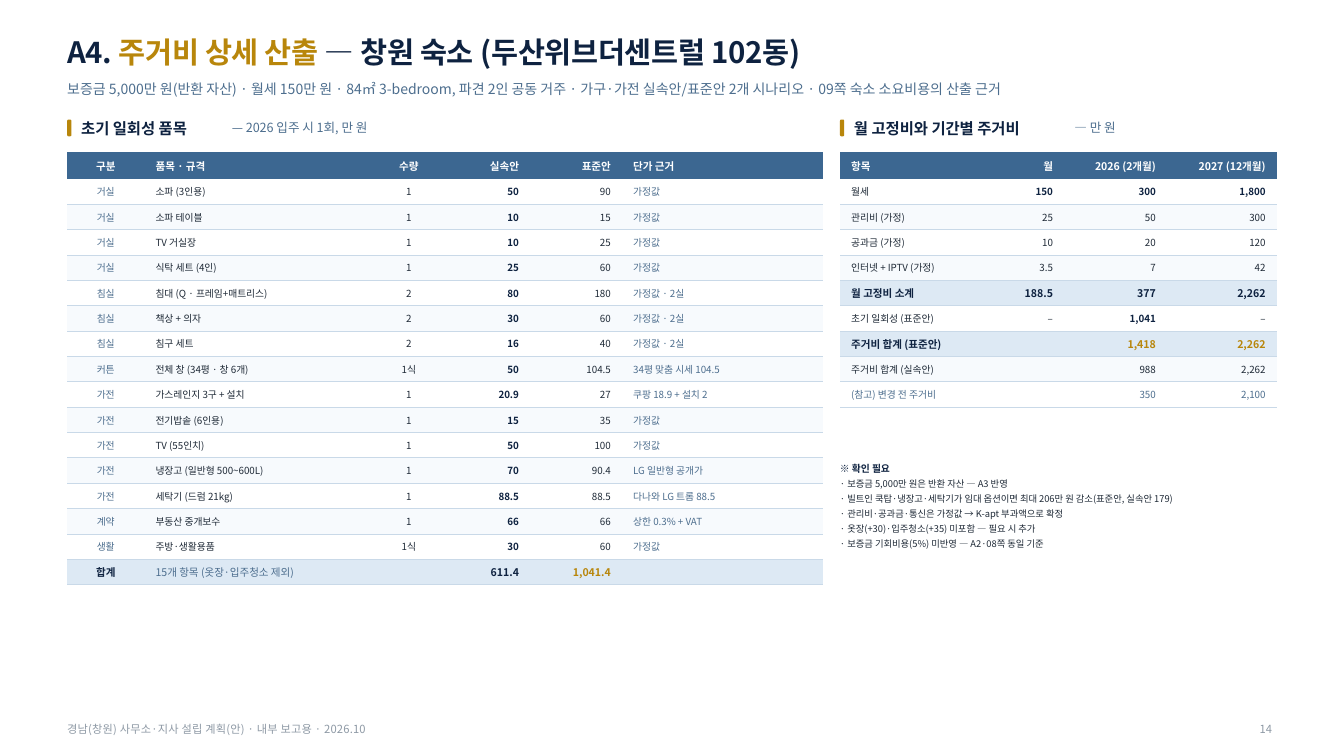
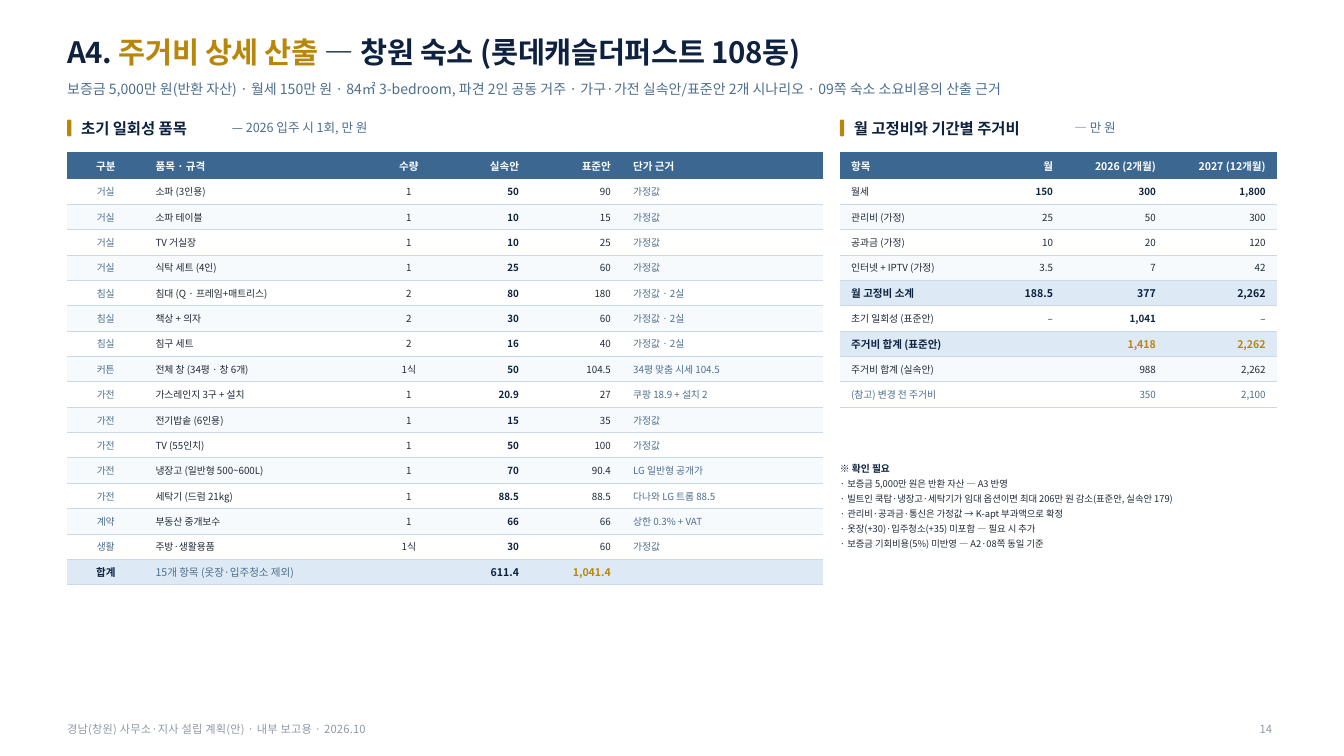
Before and after one commit to Jacob-Yeom/claude, a slide deck: slide 16 of output/gyeongnam_branch_plan_v11.pptx. Drawn at 1344x756 pixels with LibreOffice and Linux fonts; fonts in the diff are those of the drawing. Boxes give left, top, right and bottom in pixels: in the first picture for what was removed or moved away, otherwise in the second. Text is boxed around its words. In the diff, an @@ line names an element or a change of style, - is before the commit and + after.

```diff
--- a/output/gyeongnam_branch_plan_v11.pptx
+++ b/output/gyeongnam_branch_plan_v11.pptx
@@ text at [67,38,801,69]: text changed @@
-A4. 주거비 상세 산출 — 창원 숙소 (두산위브더센트럴 102동)
+A4. 주거비 상세 산출 — 창원 숙소 (롯데캐슬더퍼스트 108동)
```
Also in this commit, not shown: 2 other slides changed, 4 other files.
